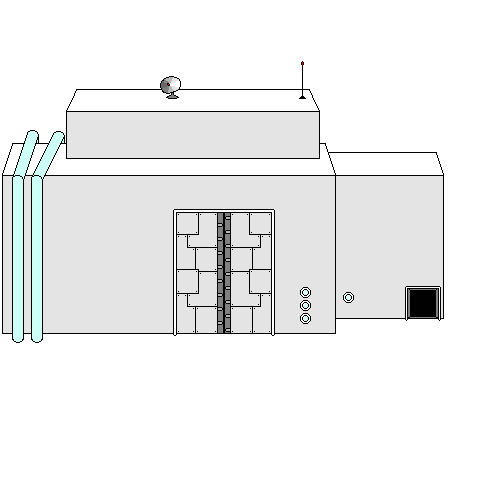
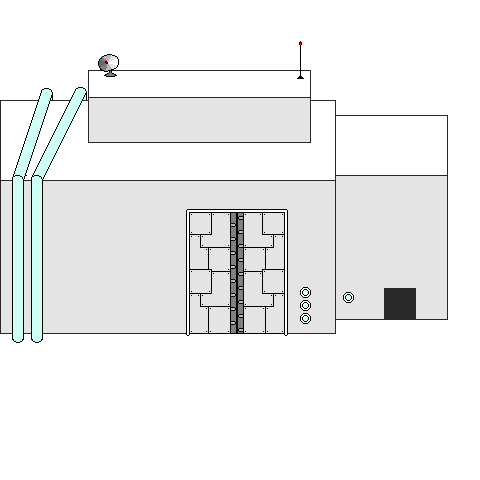
Revision of a layered w=480, h=480 image; what changed, layer by layer:
painted on "Layer 3" over (28, 41, 306, 144)
added layer "Layer 4" above "Layer 2" over (0, 70, 448, 336)
hid "Layer 2" over (2, 89, 444, 336)
